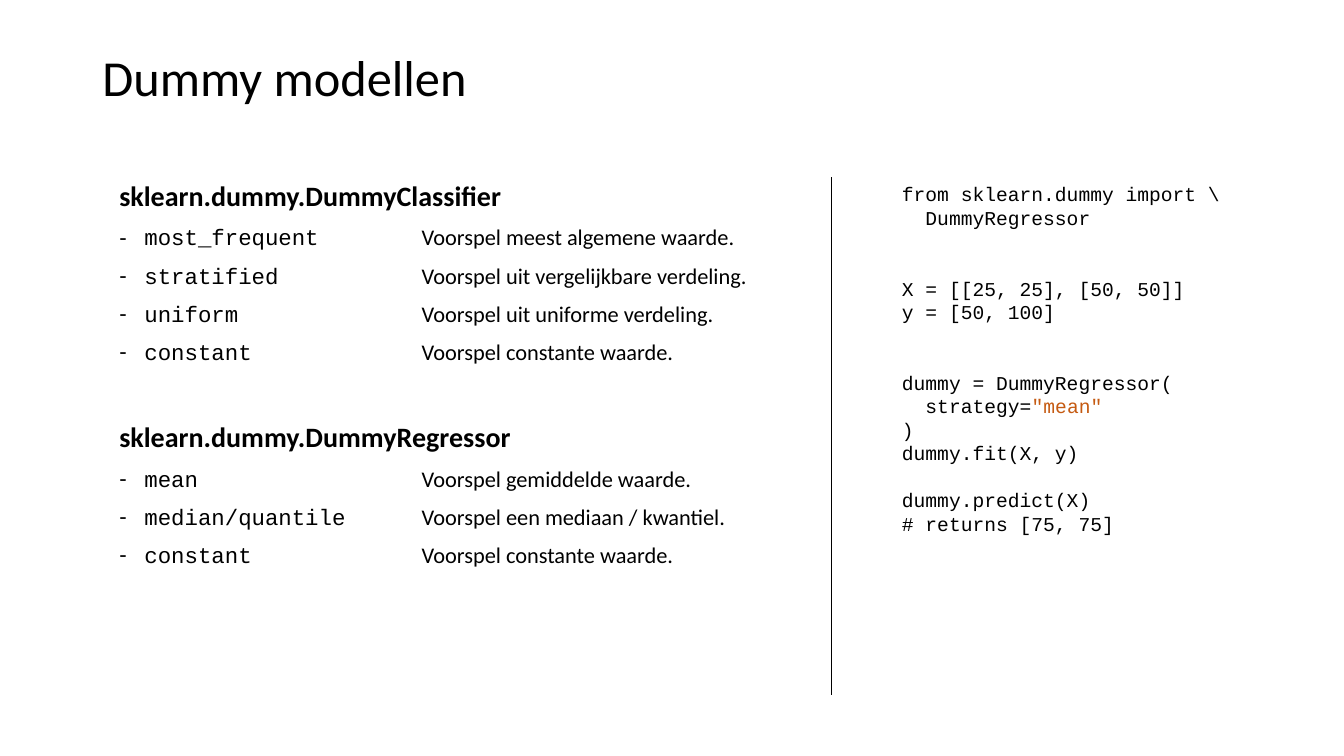
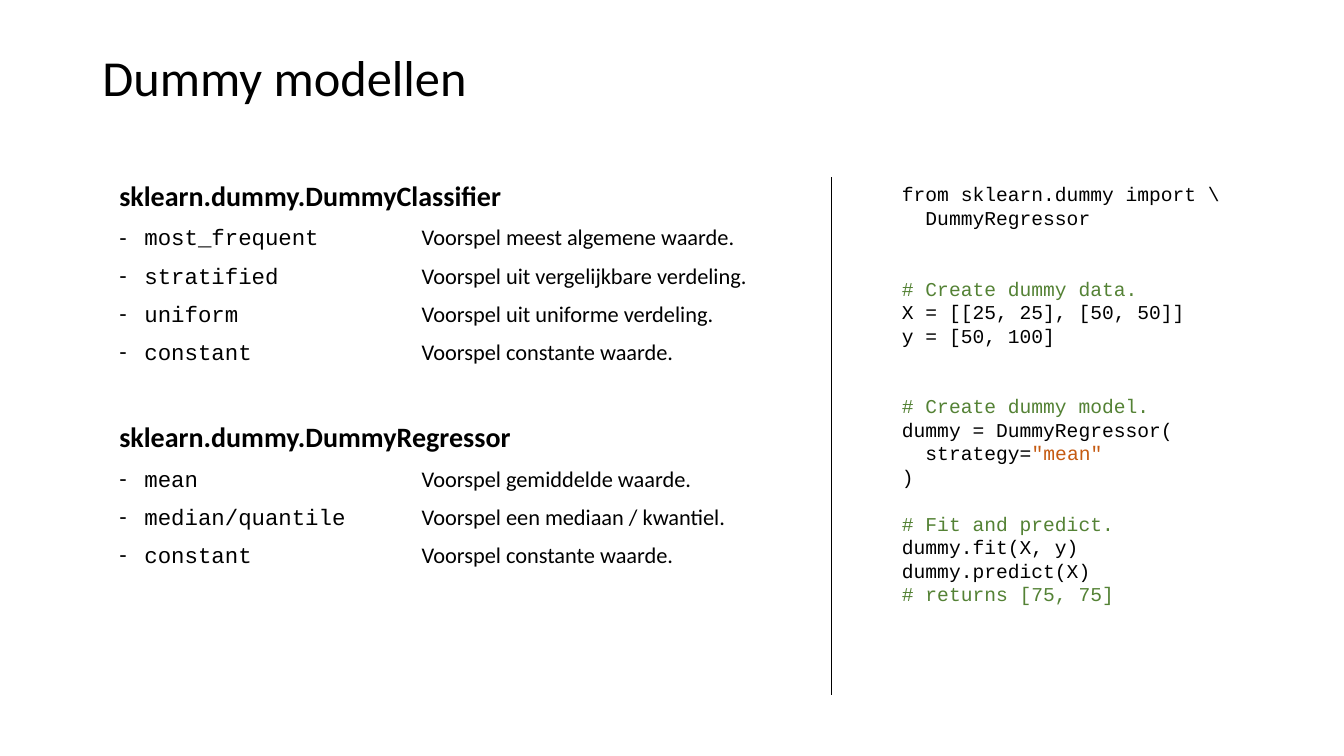
Before and after one commit to LFKoning/knowledge-sharing, a slide deck: slide 40 of python_course/4_scikit_learn/python_cursus_4.pptx. Drawn at 1344x756 pixels with LibreOffice and Linux fonts; fonts in the diff are those of the drawing. Boxes give left, top, right and bottom in pixels: in the first picture for what was removed or moved away, otherwise in the second. Text is boxed around its words. In the diff, an @@ line names an element or a change of style, - is before the commit and + after.

```diff
--- a/python_course/4_scikit_learn/python_cursus_4.pptx
+++ b/python_course/4_scikit_learn/python_cursus_4.pptx
@@ text at bbox=[925, 282, 1138, 300]: paragraph added @@
+# Create dummy data.
@@ text at bbox=[925, 399, 1150, 417]: paragraph added @@
+# Create dummy model.
@@ text at bbox=[925, 517, 1114, 535]: paragraph added @@
+# Fit and predict.
@@ text at bbox=[925, 588, 1114, 605]: text colour #000000 to #548235 in "# returns [75, 75]" @@
```
Also in this commit, not shown: 24 other slides changed, 2 slides added, 2 slides removed, 4 other files.
